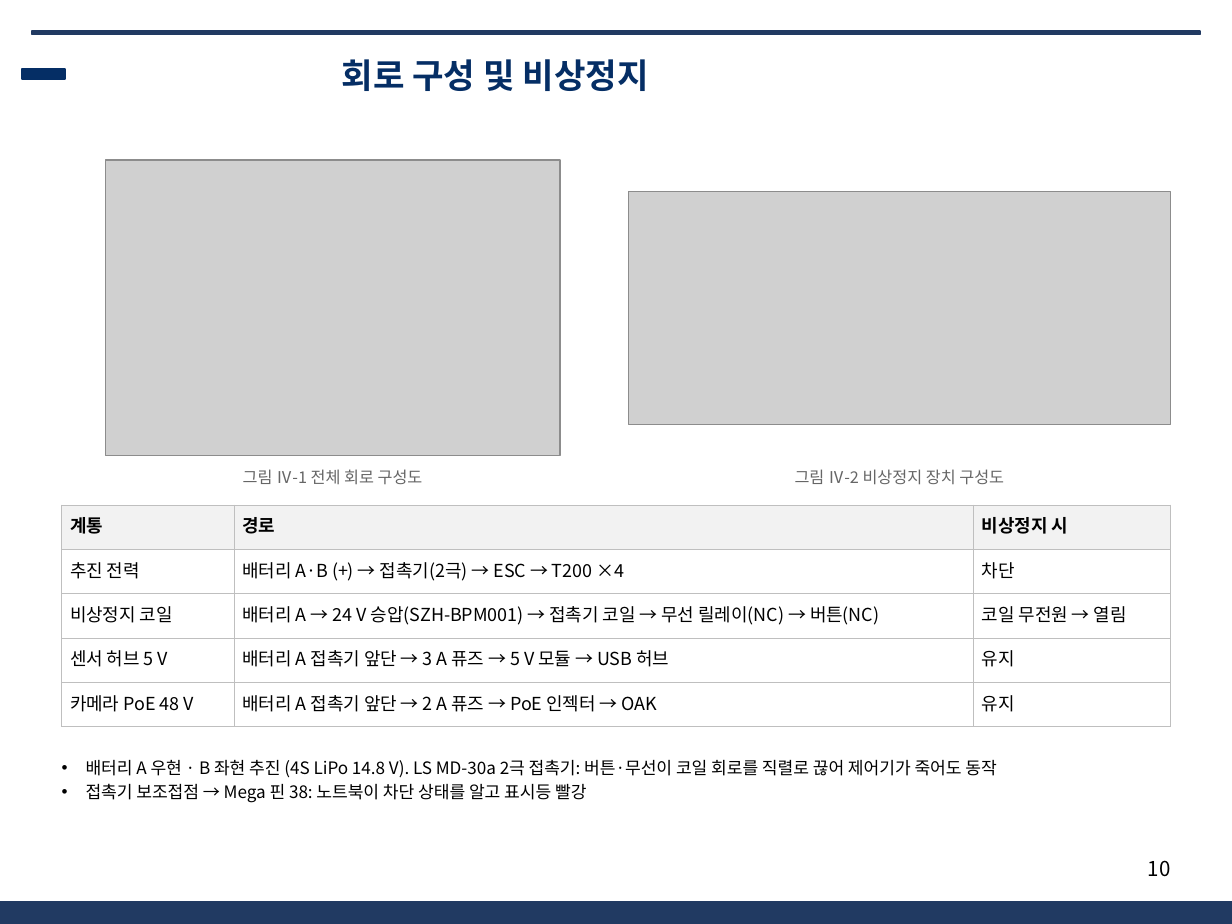
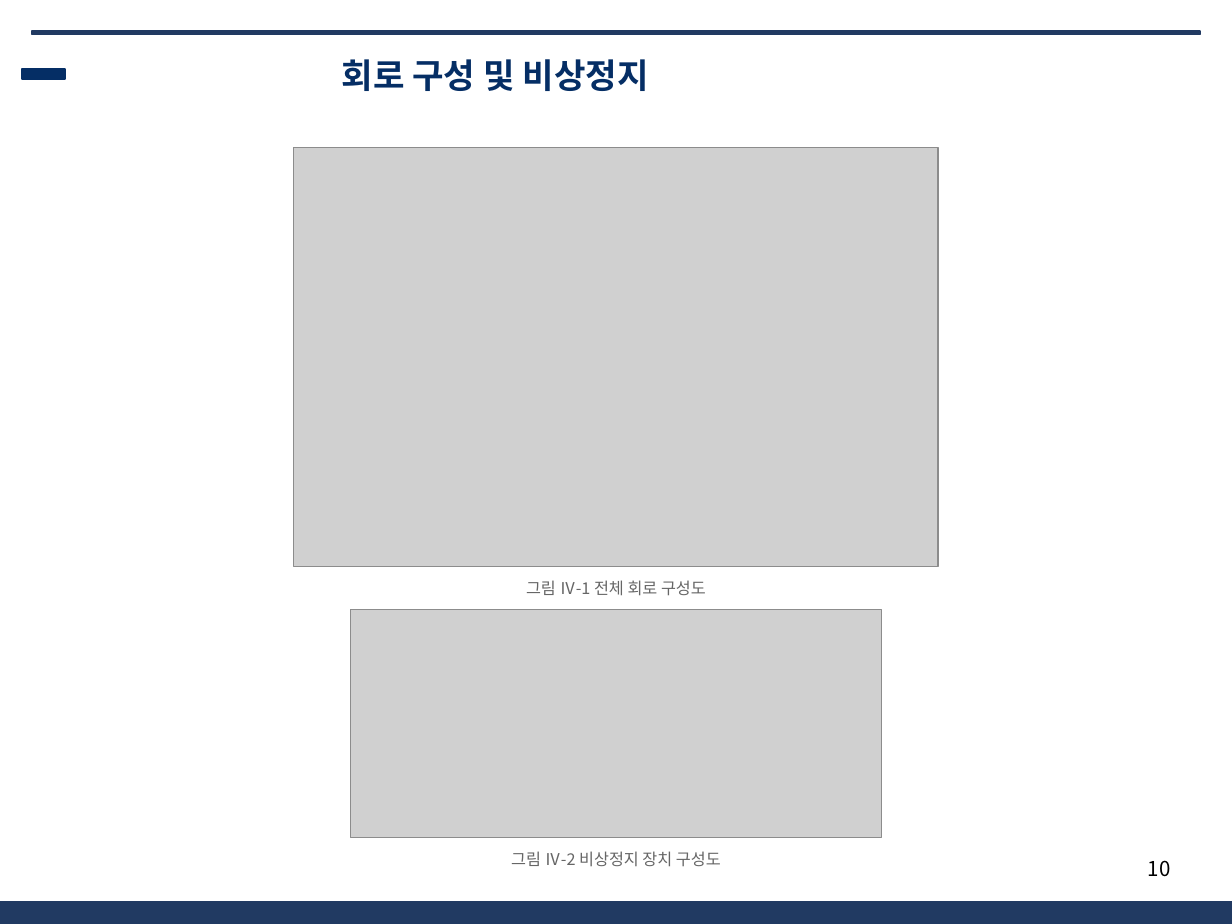
Before and after one commit to unmatsutake377-rgb/ros2_ws, a slide deck: slide 10 of docs/전달용/보고서_분담/발표자료_SSF_B.pptx. Drawn at 1232x924 pixels with LibreOffice and Linux fonts; fonts in the diff are those of the drawing; grey boxes stand for pictures; background and template pictures are left out. Boxes give left, top, right and bottom in pixels: in the first picture for what was removed or moved away, otherwise in the second. Text is boxed around its words. In the diff, an @@ line names an element or a change of style, - is before the commit and + after.

```diff
--- a/docs/전달용/보고서_분담/발표자료_SSF_B.pptx
+++ b/docs/전달용/보고서_분담/발표자료_SSF_B.pptx
@@ picture: place and size @@
-picture at <box>105,160,559,456</box>
+picture at <box>293,148,938,567</box>
@@ table removed at <box>62,505,1170,716</box>, 5 rows, 3 columns @@
-계통 | 경로 | 비상정지 시
-추진 전력 | 배터리 A·B (+) → 접촉기(2극) → ESC → T200 ×4 | 차단
-비상정지 코일 | 배터리 A → 24 V 승압(SZH-BPM001) → 접촉기 코일 → 무선 릴레이(NC) → 버튼(NC) | 코일 무전원 → 열림
-센서 허브 5 V | 배터리 A 접촉기 앞단 → 3 A 퓨즈 → 5 V 모듈 → USB 허브 | 유지
-카메라 PoE 48 V | 배터리 A 접촉기 앞단 → 2 A 퓨즈 → PoE 인젝터 → OAK | 유지
@@ text "그림 Ⅳ-1 전체 회로 구성도": place and size @@
-text "그림 Ⅳ-1 전체 회로 구성도" at <box>243,469,423,484</box>
+text "그림 Ⅳ-1 전체 회로 구성도" at <box>526,580,706,596</box>
@@ picture: place and size @@
-picture at <box>628,192,1170,425</box>
+picture at <box>351,610,882,838</box>
@@ text removed at <box>86,759,996,803</box> @@
-• 배터리 A 우현 · B 좌현 추진 (4S LiPo 14.8 V). LS MD-30a 2극 접촉기: 버튼·무선이 코일 회로를 직렬로 끊어 제어기가 죽어도 동작
-• 접촉기 보조접점 → Mega 핀 38: 노트북이 차단 상태를 알고 표시등 빨강
@@ text "그림 Ⅳ-2 비상정지 장치 구성도": place and size @@
-text "그림 Ⅳ-2 비상정지 장치 구성도" at <box>795,469,1004,485</box>
+text "그림 Ⅳ-2 비상정지 장치 구성도" at <box>511,851,721,867</box>
```
Also in this commit, not shown: 5 other slides changed, 5 other files.
